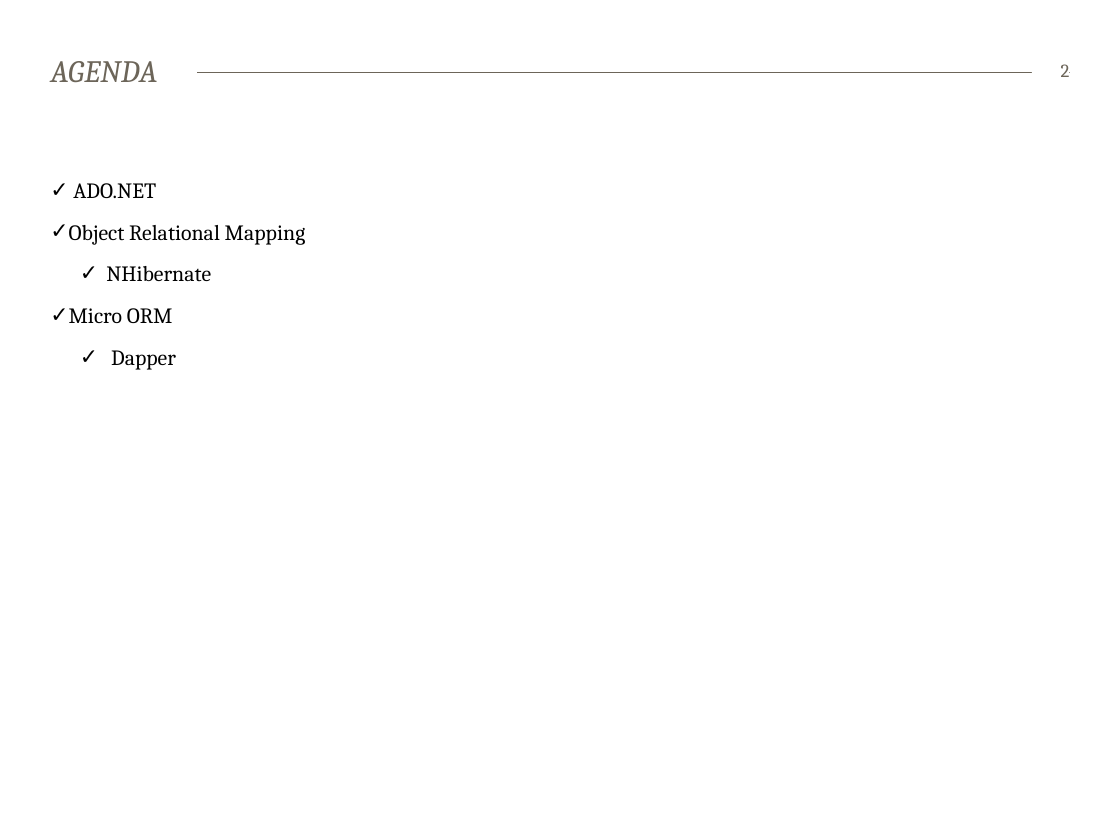
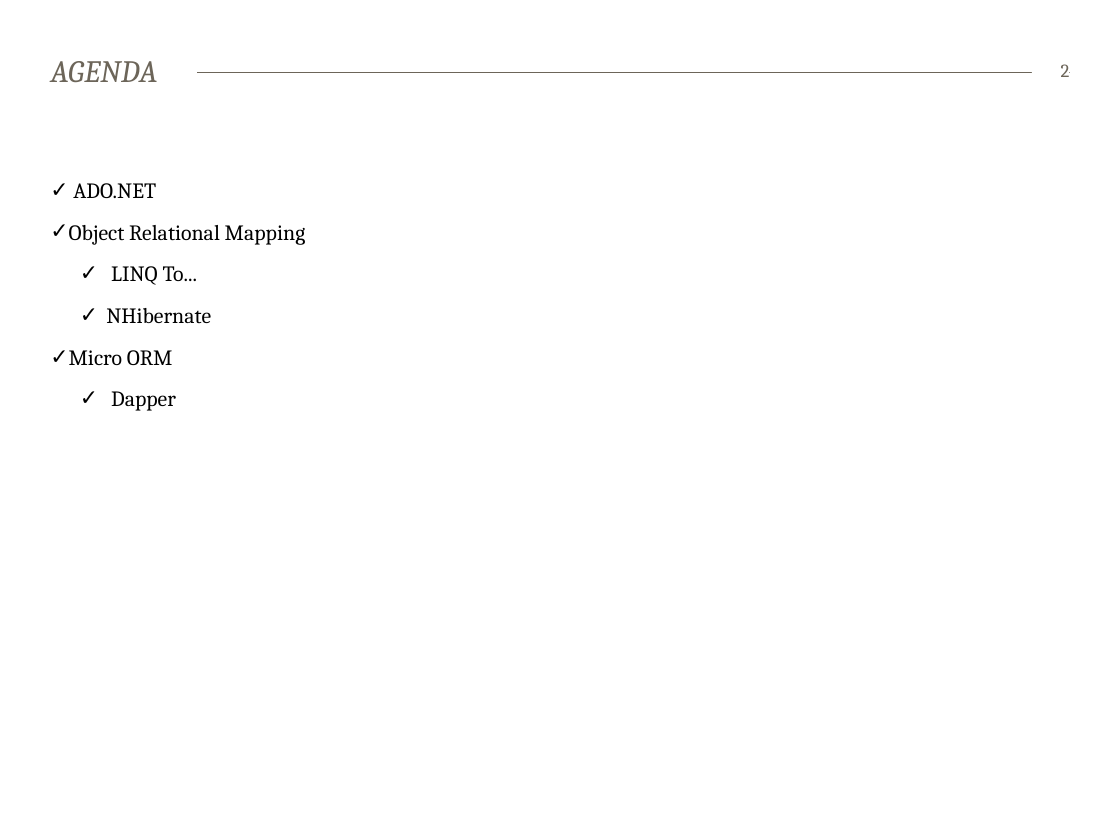
Before and after one commit to bekk/dotnetkurs, a slide deck: slide 2 of persistingData/persistingData.pptx. Drawn at 1120x840 pixels with LibreOffice and Linux fonts; fonts in the diff are those of the drawing. Boxes give left, top, right and bottom in pixels: in the first picture for what was removed or moved away, otherwise in the second. Text is boxed around its words. In the diff, an @@ line names an element or a change of style, - is before the commit and + after.

```diff
--- a/persistingData/persistingData.pptx
+++ b/persistingData/persistingData.pptx
@@ text at (111, 266, 198, 285): paragraph added @@
+  ✓ LINQ To...
```
Also in this commit, not shown: 6 other slides changed.
